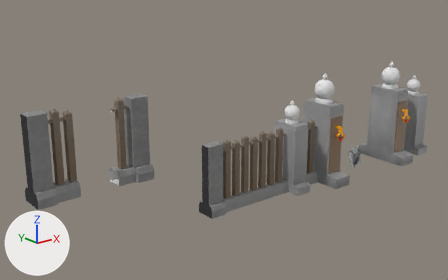
The Blender file shared/fence/FenceGate.blend: old version first, new version second.
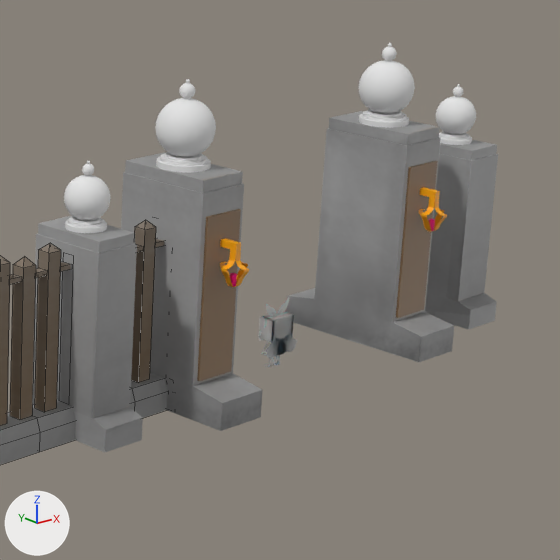
Each version is shown whole from a 50 mm camera at (-9.78, -7.88, 4.43) aimed at (-2.47, 1.26, 0.78), then close up on the part from 59% to 100% of the width and 17% to 83% of the height. Arrows for +X, +Y and +Z are at lower left; the lights stay in place. The close-ups show mesh edges as thin lines.

Before the edit, the objects in view are built like this:
```python
ob_ball_lantern_001 = bpy.data.objects.new('Ball_Lantern.001', me_sphere_007)
ob_ball_lantern_001.location = (-1.019, 0.0, 1.808)
ob_ball_lantern_001.scale = (0.0134, 0.0134, 0.0134)
ob_fenceloop_001 = bpy.data.objects.new('FenceLoop.001', me_cube_002)
ob_fenceloop_001.location = (-3.159, 0.0, 0.001)
ob_fenceloop_001.scale = (0.572, 0.445, 0.509)
ob_nanahirapapercraft = bpy.data.objects.new('NanahiraPapercraft', me_nanahirapapercraft)
ob_nanahirapapercraft.location = (-0.237, -0.138, 0.19)
ob_nanahirapapercraft.rotation_euler = (-3.142, 0.0, 1.571)  # degrees (-180, 0, 90)
# also in view: 'Ball_Lantern.002' at (0.0, 0.0, 1.53); 'beeg gate' at (0.0, 0.0, 0.79)
```
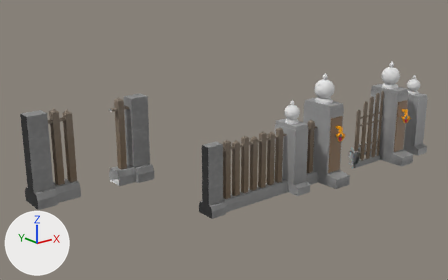
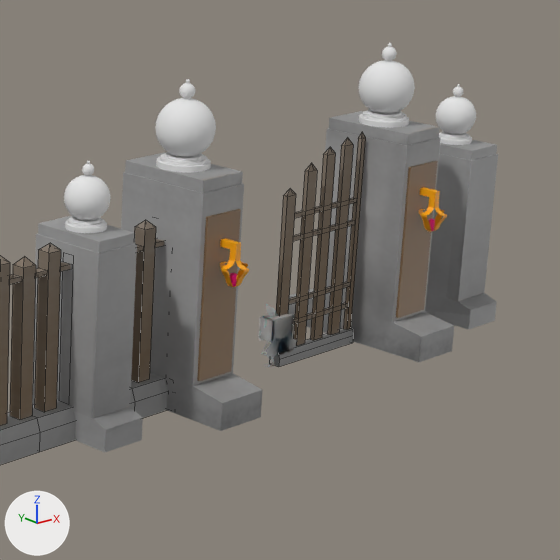
Commit message: add gates / doors to the front of castle

What changed in the scene script:
```text
Add me_cube_003:
    me_cube_003.from_pydata(...)  # 89 vertices, 64 faces; spans x 0.0..1.41, y -0.09..0.09, z 0.0..3.03
    me_cube_003.polygons.foreach_set('use_smooth', [True] * 64)
    me_cube_003.materials.append(mat_nanahirapapercraft_001)
Add ob_fenceloop_002:
    ob_fenceloop_002 = bpy.data.objects.new('FenceLoop.002', me_cube_003)
    ob_fenceloop_002.location = (0.0, 0.0, 0.0)
    ob_fenceloop_002.scale = (0.572, 0.445, 0.509)
```

Boxes [x1, y1, x2, y2] around the edits, measured in the close-ups (560 x 560 px):
'FenceLoop.002', added: after [269, 132, 366, 367]
